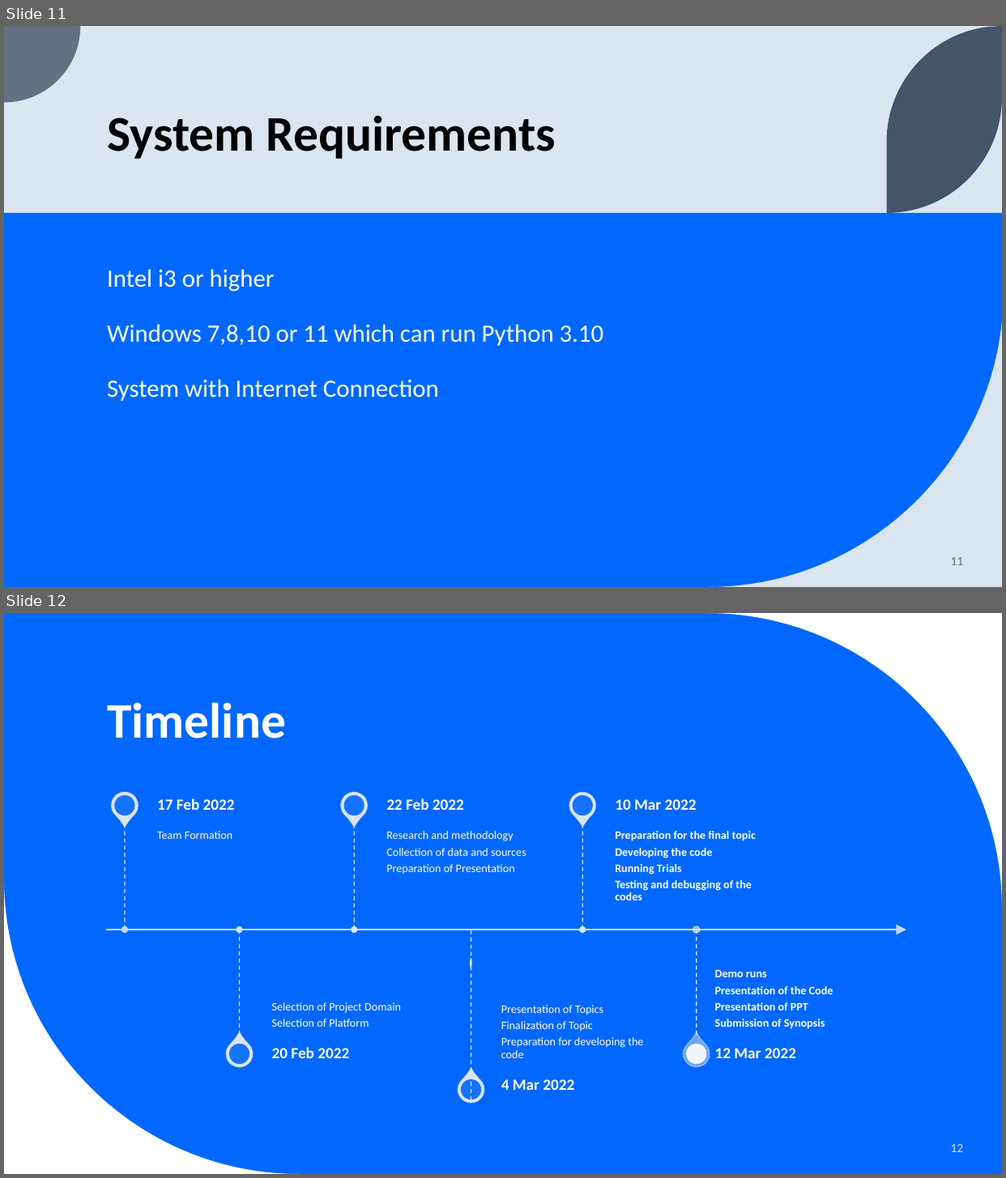
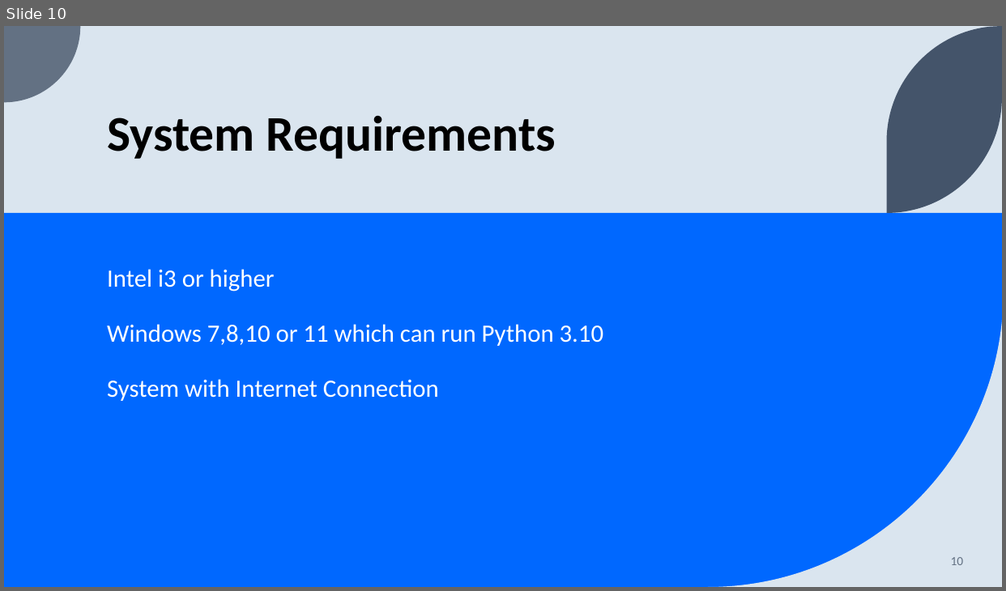
Before and after one commit to deonchris2203/Semester-Mini-Project, a slide deck: Data Analysis.pptx. Shown one above the other, each under a label of ours: slides 11 and 12 before the commit, slide 10 after it. The pictures are 1006x1178 and 1006x591 pixels, drawn with LibreOffice and Linux fonts; fonts in the diff are those of the drawing. Boxes give left, top, right and bottom in pixels: in the first picture for what was removed or moved away, otherwise in the second. Text is boxed around its words. In the diff, an @@ line names an element or a change of style, - is before the commit and + after.

```diff
--- a/Data Analysis.pptx
+++ b/Data Analysis.pptx
@@ slide 12 removed at (4, 613, 1002, 1174), background #0068FF @@
@@ freeform shape removed at (706, 613, 1002, 909) @@
@@ title removed at (107, 702, 286, 739) @@
-Timeline
@@ freeform shape removed at (4, 879, 300, 1174) @@
@@ group removed at (106, 787, 907, 1108): 12 ellipses, 12 texts, 6 teardrops, 6 lines, 1 arrow @@
-Team Formation
-17 Feb 2022
-Selection of Project Domain
-Selection of Platform
-20 Feb 2022
-Research and methodology
-Collection of data and sources
-Preparation of Presentation
-22 Feb 2022
-Presentation of Topics
-Finalization of Topic
-Preparation for developing the code
-4 Mar 2022
-Preparation for the final topic
-Developing the code
-Running Trials
-Testing and debugging of the codes
-10 Mar 2022
-Demo runs
-Presentation of the Code
-Presentation of PPT
-Submission of Synopsis
-12 Mar 2022
@@ page number removed at (951, 1144, 964, 1152) @@
-12
@@ what was slide 11 is now slide 10 @@
@@ page number at (951, 557, 964, 565): text changed @@
-11
+10
```
Also in this commit, not shown: 2 slides changed, 2 slides added, 1 other slide removed.
